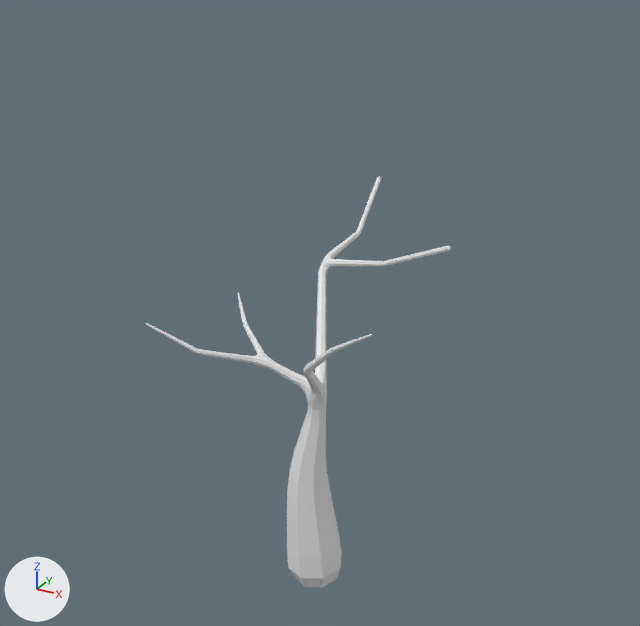
What one commit did to the Blender file Assets/modelo/tree 3.blend.
Before and after are seen from a 50 mm lens placed at (22.5, -40.8, 38.2), pointed at (-1.6, 3.0, 16.3). Every picture has the same lights, and +X, +Y and +Z are marked at lower left.
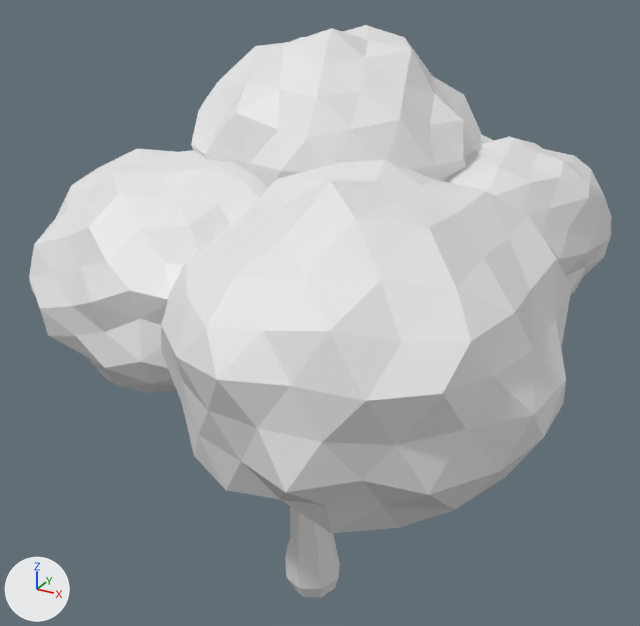
The newer file is also turned or shifted as a whole; pictures and numbers use the older file's frame.

Pixel boxes (x1, y1, x2, y2) of what changed, in the pictures (640 x 626 px; the box of a moved part takes in the faces that stretch with it):
'Icosphere.005', added
    after: (29, 25, 612, 533)
'Cube', reshaped
    before: (146, 176, 451, 588)
    after: (285, 506, 340, 598)
part 1 of me_cube_001, moved or reshaped (not visible afterwards)
    before: (316, 297, 326, 351)
part 2 of me_cube_001, moved or reshaped
    before: (287, 420, 342, 588)
    after: (285, 506, 340, 598)

What changed in the scene script:
```text
Change me_cube_001:
    used by ob_cube; location = (0.0, 0.0, 0.0)
    remove me_cube_001.from_pydata(...)  # 2458 vertices, 2456 faces; spans x -8.4..6.3, y -6.3..15.0, z -1.4..21.9
    add me_cube_001.from_pydata(...)  # 2458 vertices, 2456 faces; spans x -8.4..6.3, y -6.3..15.0, z -2.0..21.9
    me_cube_001 part 1: 106 of the vertices in x -2.4..-0.3, y 1.4..4.7, z 14.3..16.9 are moved by (0.1, 0.2, -0.2)
    me_cube_001 part 2: 81 of 2458 vertices moved; they spanned x -2.1..1.7, y -2.1..1.7, z -1.4..10.3 and now span x -2.1..1.6, y -2.3..1.5, z -2.0..9.6; mean shift (0.1, -0.2, -0.7); largest move (0.4, -1.4, 7.0) -> (0.4, -1.5, 5.8)
Add me_icosphere_005:
    me_icosphere_005.from_pydata(...)  # 972 vertices, 1920 faces; spans x -13.9..16.6, y -20.8..20.0, z -12.4..8.4
Add ob_icosphere_005:
    ob_icosphere_005 = bpy.data.objects.new('Icosphere.005', me_icosphere_005)
    ob_icosphere_005.location = (-1.09, 3.99, 24.79)
```
